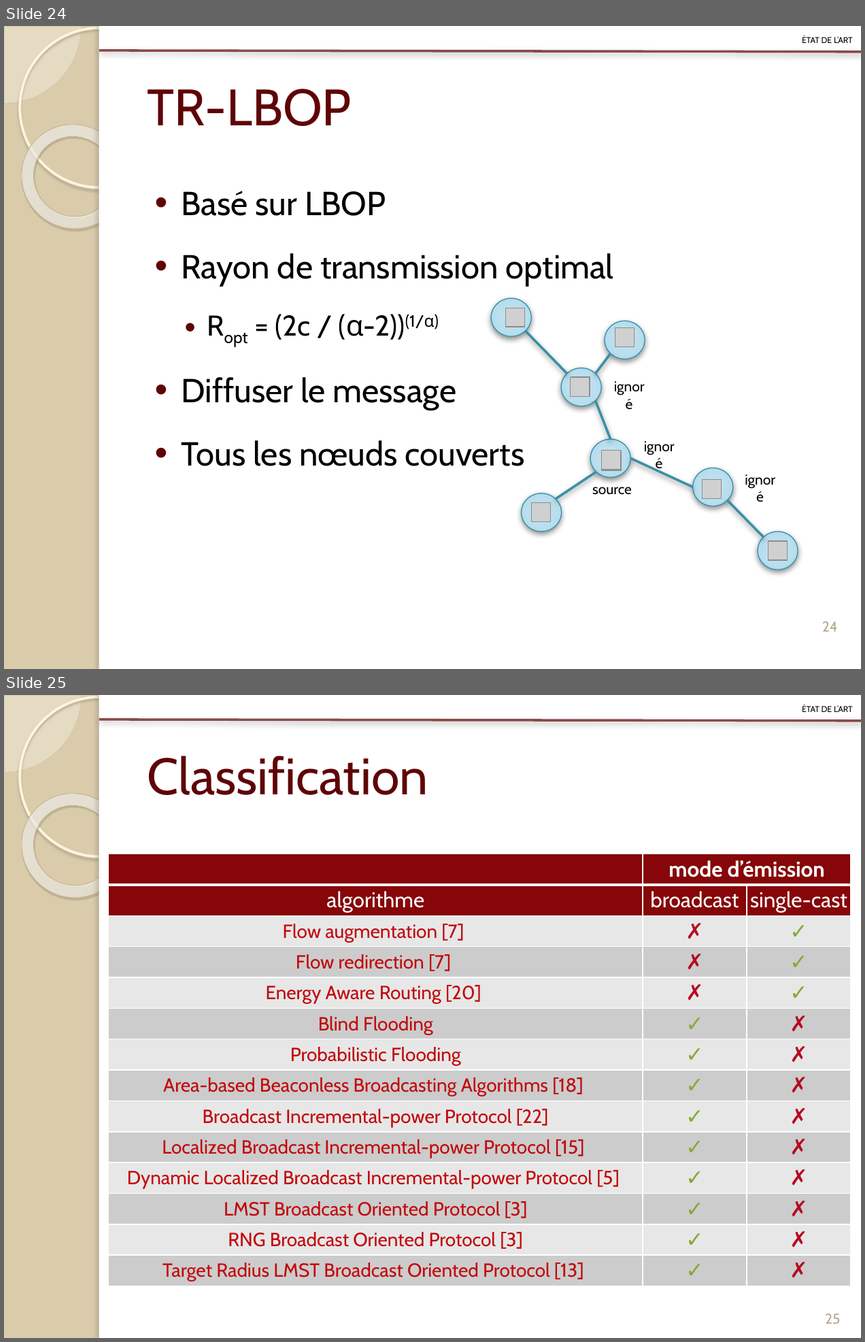
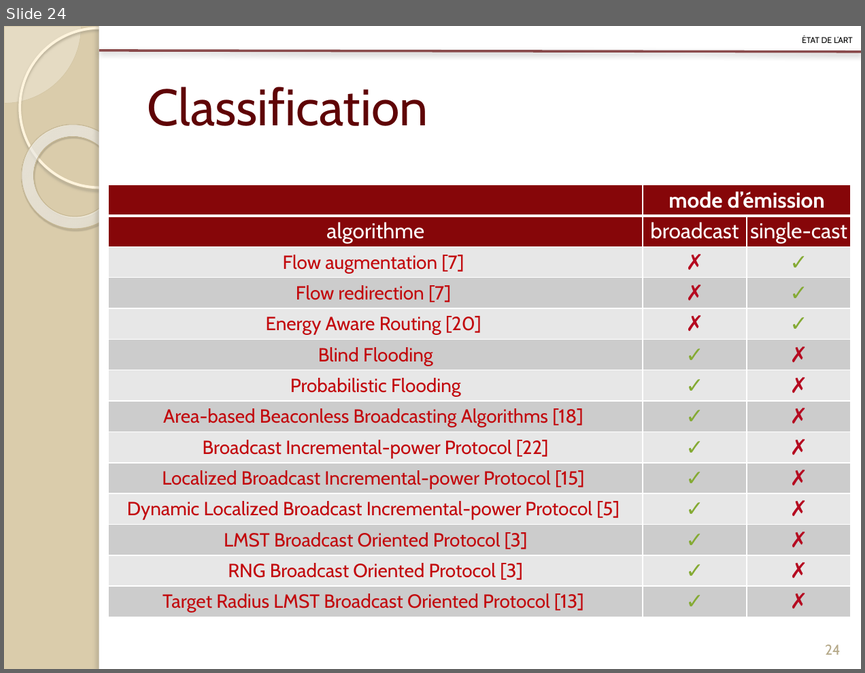
Before and after one commit to Patre/Energy-saving-in-sensors--networks, a slide deck: Redaction/Presentation/pres.pptx. Shown one above the other, each under a label of ours: slides 24 and 25 before the commit, slide 24 after it. The pictures are 865x1342 and 865x673 pixels, drawn with LibreOffice and Linux fonts; fonts in the diff are those of the drawing; grey boxes stand for pictures. Boxes give left, top, right and bottom in pixels: in the first picture for what was removed or moved away, otherwise in the second. Text is boxed around its words. In the diff, an @@ line names an element or a change of style, - is before the commit and + after.

```diff
--- a/Redaction/Presentation/pres.pptx
+++ b/Redaction/Presentation/pres.pptx
@@ slide 24 removed at (x1=4, y1=26, x2=861, y2=669), background #DACCAB; not listed: 6 template elements that a slide beside it also shows @@
@@ text removed at (x1=802, y1=37, x2=853, y2=43) @@
-état de l’art
@@ title removed at (x1=147, y1=89, x2=351, y2=126) @@
-TR-LBOP
@@ text removed at (x1=181, y1=191, x2=614, y2=466) @@
-• Basé sur LBOP
-• Rayon de transmission optimal
-  • Ropt = (2c / (α-2))(1/α)
-• Diffuser le message
-• Tous les nœuds couverts
@@ ellipse removed at (x1=491, y1=299, x2=531, y2=337) @@
-C
@@ picture removed at (x1=505, y1=308, x2=524, y2=327) @@
@@ line removed from (525, 331) to (567, 373) @@
@@ ellipse removed at (x1=604, y1=320, x2=645, y2=359) @@
-B
@@ picture removed at (x1=615, y1=328, x2=634, y2=346) @@
@@ ellipse removed at (x1=561, y1=368, x2=601, y2=406) @@
-A
@@ line removed from (595, 373) to (611, 353) @@
@@ picture removed at (x1=570, y1=378, x2=589, y2=396) @@
@@ picture removed at (x1=571, y1=378, x2=590, y2=396) @@
@@ text removed at (x1=602, y1=373, x2=656, y2=399) @@
-ignoré
@@ line removed from (595, 401) to (611, 439) @@
@@ text removed at (x1=632, y1=433, x2=686, y2=458) @@
-ignoré
@@ ellipse removed at (x1=590, y1=439, x2=630, y2=478) @@
-E
@@ picture removed at (x1=601, y1=450, x2=620, y2=469) @@
@@ picture removed at (x1=602, y1=451, x2=621, y2=470) @@
@@ picture removed at (x1=602, y1=450, x2=621, y2=469) @@
@@ line removed from (555, 499) to (596, 471) @@
@@ line removed from (630, 458) to (693, 487) @@
@@ ellipse removed at (x1=693, y1=467, x2=733, y2=506) @@
-F
@@ text removed at (x1=732, y1=467, x2=786, y2=492) @@
-ignoré
@@ ellipse removed at (x1=521, y1=493, x2=562, y2=531) @@
-D
@@ text removed at (x1=592, y1=486, x2=632, y2=495) @@
-source
@@ picture removed at (x1=702, y1=480, x2=721, y2=498) @@
@@ picture removed at (x1=532, y1=503, x2=551, y2=521) @@
@@ line removed from (727, 500) to (763, 537) @@
@@ ellipse removed at (x1=757, y1=531, x2=798, y2=570) @@
-G
@@ picture removed at (x1=768, y1=541, x2=787, y2=560) @@
@@ page number removed at (x1=822, y1=621, x2=838, y2=631) @@
-24
@@ what was slide 25 is now slide 24 @@
@@ page number at (x1=825, y1=644, x2=840, y2=654): text changed @@
-25
+24
```
Also in this commit, not shown: 4 slides changed, 1 slide added.
